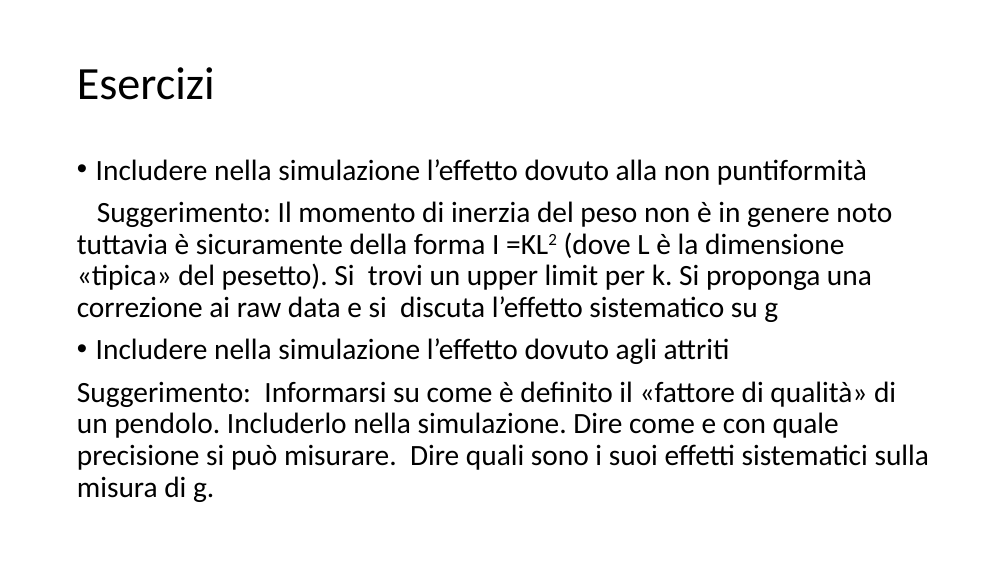
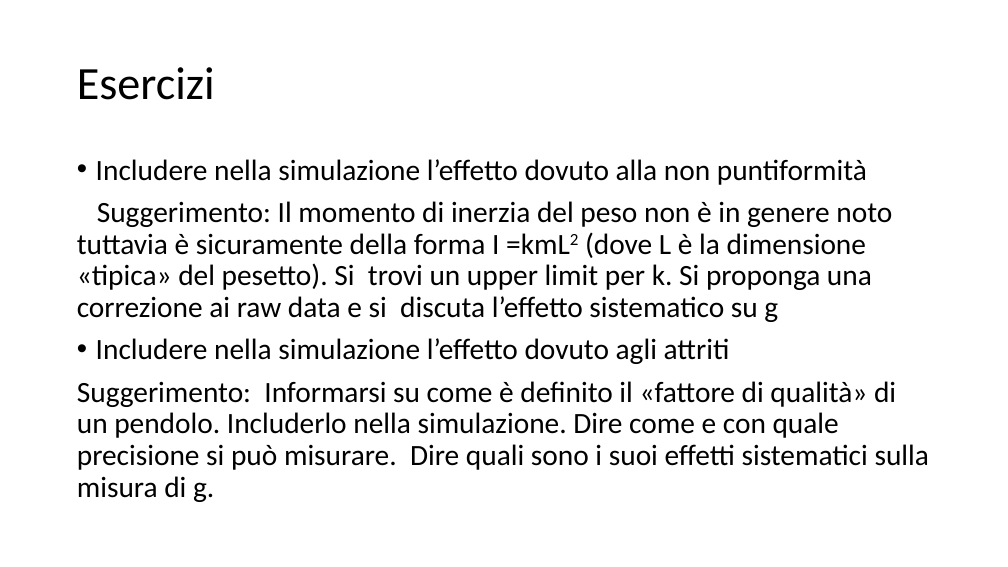
Before and after one commit to marcomonte94/Montecarlo, a slide deck: slide 52 of Slide Corso Metodi Montecarlo.pptx. Drawn at 1008x567 pixels with LibreOffice and Linux fonts; fonts in the diff are those of the drawing. Boxes give left, top, right and bottom in pixels: in the first picture for what was removed or moved away, otherwise in the second. Text is boxed around its words. In the diff, an @@ line names an element or a change of style, - is before the commit and + after.

```diff
--- a/Slide Corso Metodi Montecarlo.pptx
+++ b/Slide Corso Metodi Montecarlo.pptx
@@ text at (x1=77, y1=201, x2=892, y2=322): text changed @@
-Suggerimento: Il momento di inerzia del peso non è in genere noto tuttavia è sicuramente della forma I =KL2 (dove L è la dimensione «tipica» del pesetto). Si trovi un upper limit per k. Si proponga una correzione ai raw data e si discuta l’effetto sistematico su g
+Suggerimento: Il momento di inerzia del peso non è in genere noto tuttavia è sicuramente della forma I =kmL2 (dove L è la dimensione «tipica» del pesetto). Si trovi un upper limit per k. Si proponga una correzione ai raw data e si discuta l’effetto sistematico su g
```
Also in this commit, not shown: 1 other slide changed, 9 slides added, 4 other files.
